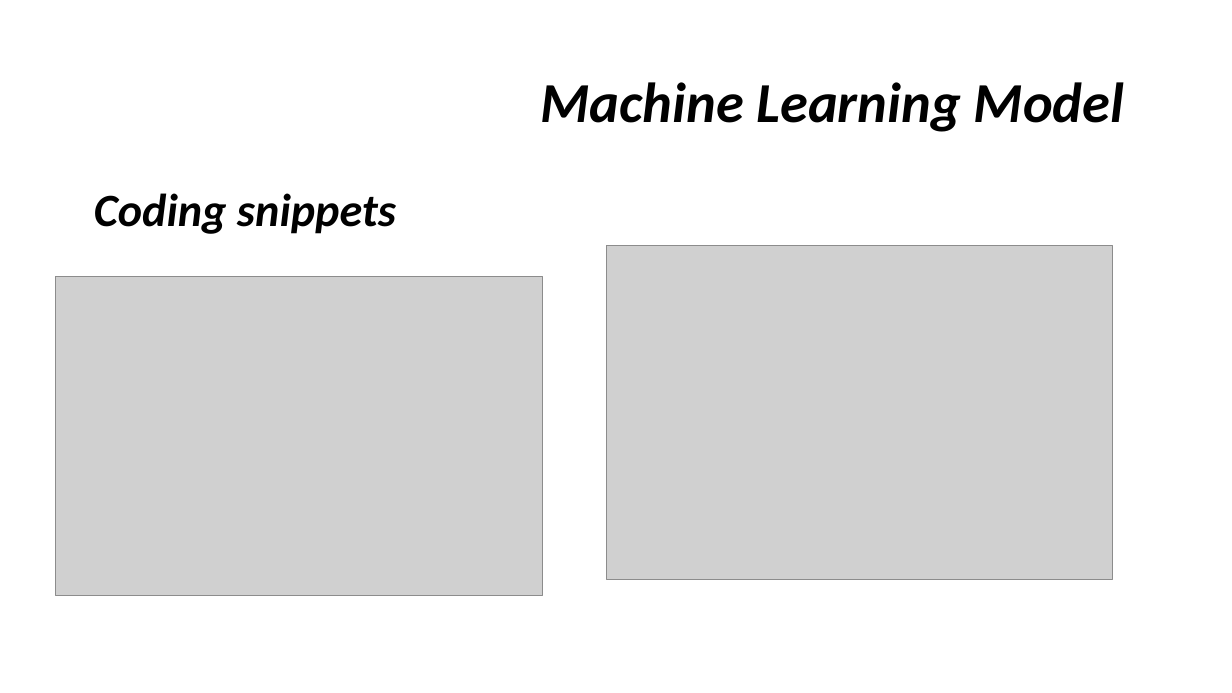
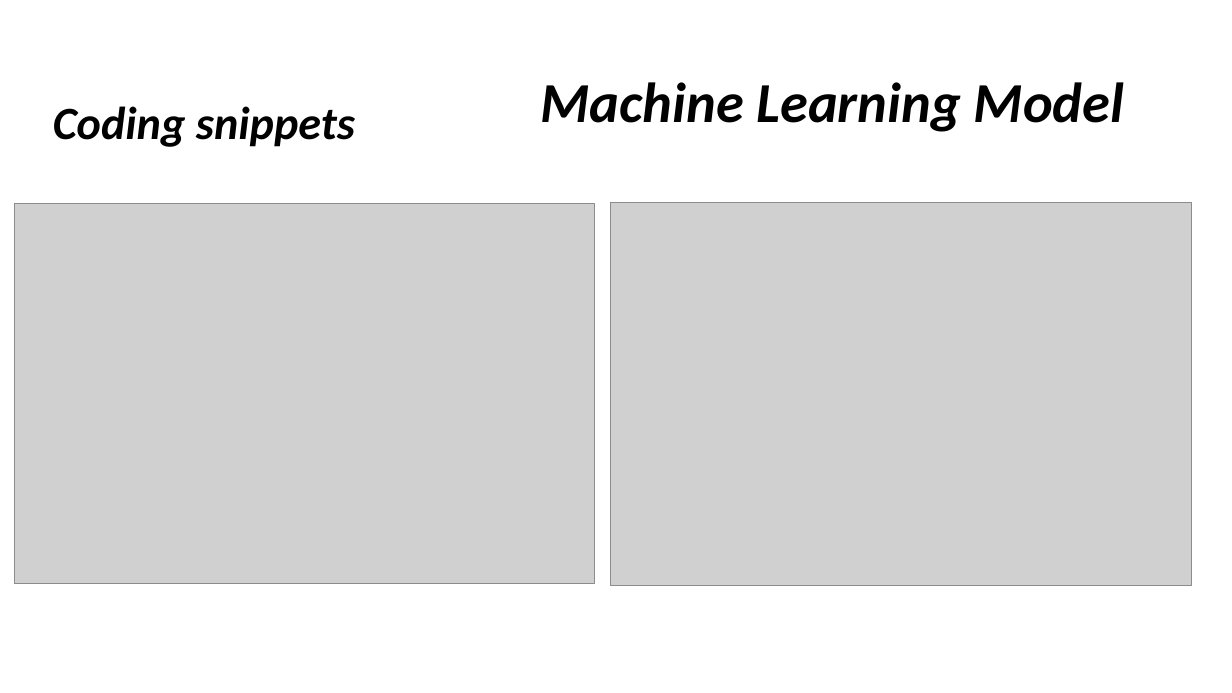
Before and after one commit to gcolareta/Shark_Attacks, a slide deck: slide 8 of Presentation/Shark attacks.pptx. Drawn at 1232x693 pixels with LibreOffice and Linux fonts; fonts in the diff are those of the drawing; grey boxes stand for pictures. Boxes give left, top, right and bottom in pixels: in the first picture for what was removed or moved away, otherwise in the second. Text is boxed around its words. In the diff, an @@ line names an element or a change of style, - is before the commit and + after.

Commit message:
coding

```diff
--- a/Presentation/Shark attacks.pptx
+++ b/Presentation/Shark attacks.pptx
@@ text "Coding snippets": place and size @@
-text "Coding snippets" at box(94, 193, 396, 234)
+text "Coding snippets" at box(53, 106, 355, 147)
@@ picture: place and size @@
-picture at box(55, 276, 543, 595)
+picture at box(15, 204, 595, 584)
@@ picture: place and size @@
-picture at box(607, 246, 1113, 579)
+picture at box(611, 202, 1191, 586)
```
Also in this commit, not shown: 2 other slides changed.
